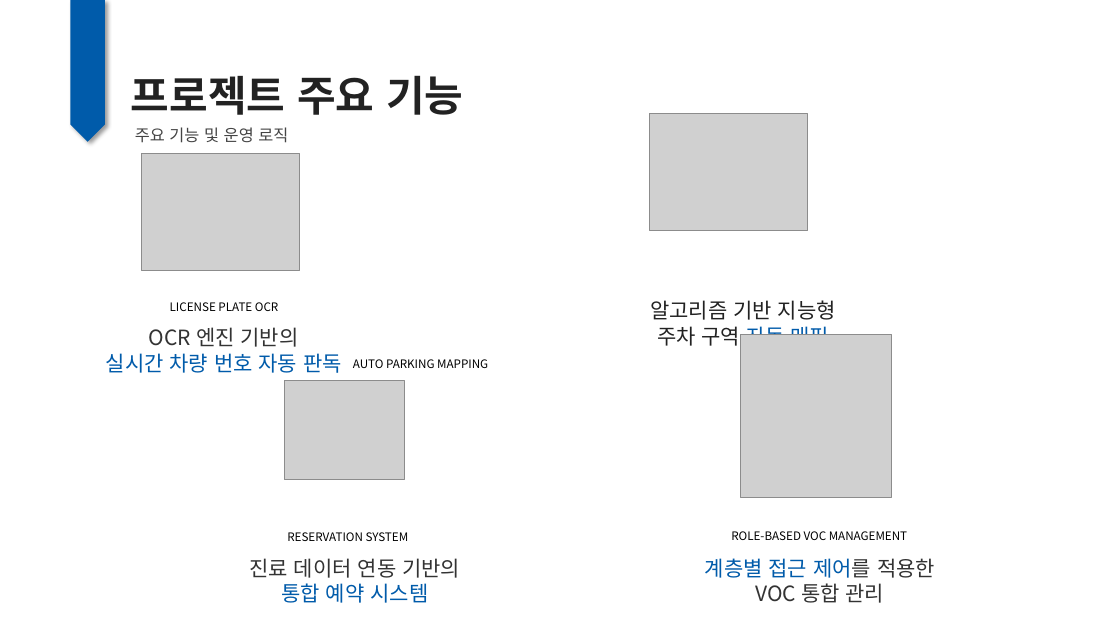
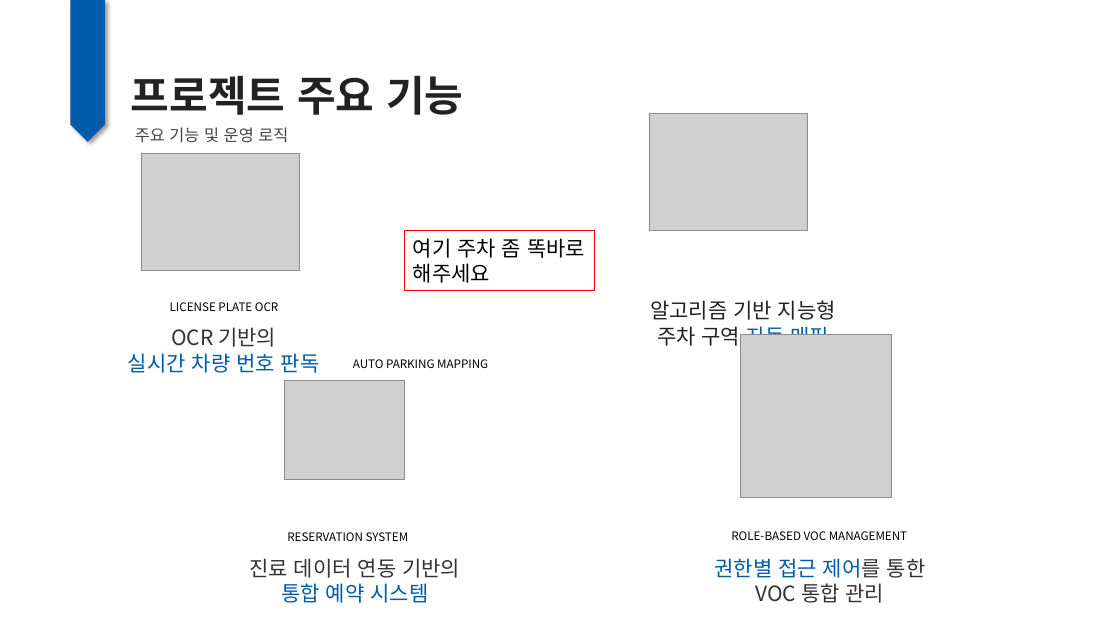
Before and after one commit to DongHyun0521/MBC_middle_project, a slide deck: slide 5 of etc/middle_ppt.pptx. Drawn at 1120x630 pixels with LibreOffice and Linux fonts; fonts in the diff are those of the drawing; grey boxes stand for pictures. Boxes give left, top, right and bottom in pixels: in the first picture for what was removed or moved away, otherwise in the second. Text is boxed around its words. In the diff, an @@ line names an element or a change of style, - is before the commit and + after.

```diff
--- a/etc/middle_ppt.pptx
+++ b/etc/middle_ppt.pptx
@@ rectangle added at <box>405,231,596,291</box>, outline #FF0000 0.75 pt, 18 pt, text #000000 @@
+여기 주차 좀 똑바로 해주세요
@@ text at <box>128,327,320,373</box>: text changed @@
-OCR 엔진 기반의
-실시간 차량 번호 자동 판독
+OCR 기반의
+실시간 차량 번호 판독
@@ text at <box>714,558,926,603</box>: text changed @@
-계층별 접근 제어를 적용한 VOC 통합 관리
+권한별 접근 제어를 통한 VOC 통합 관리
```
Also in this commit, not shown: 4 other slides changed, 1 other file.
